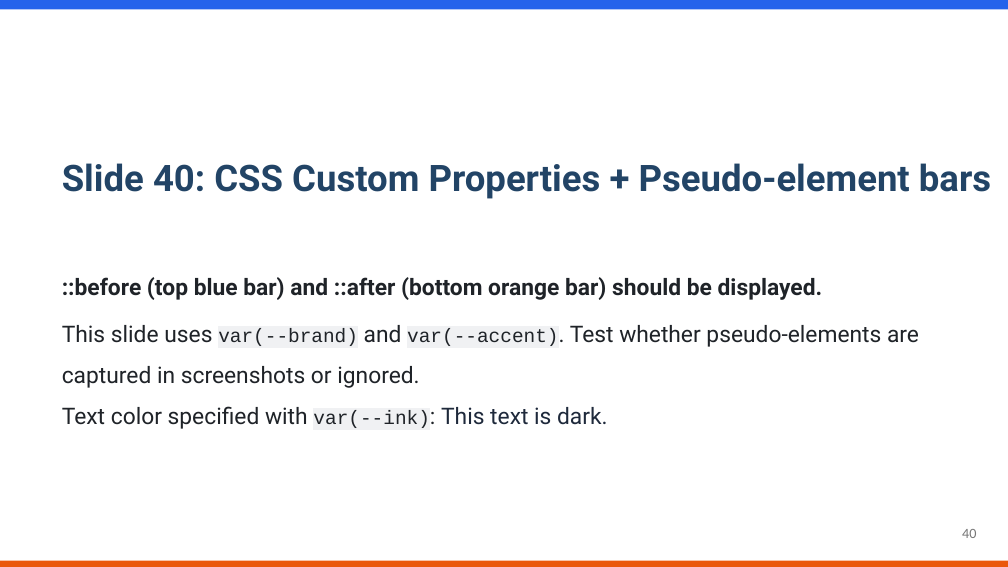
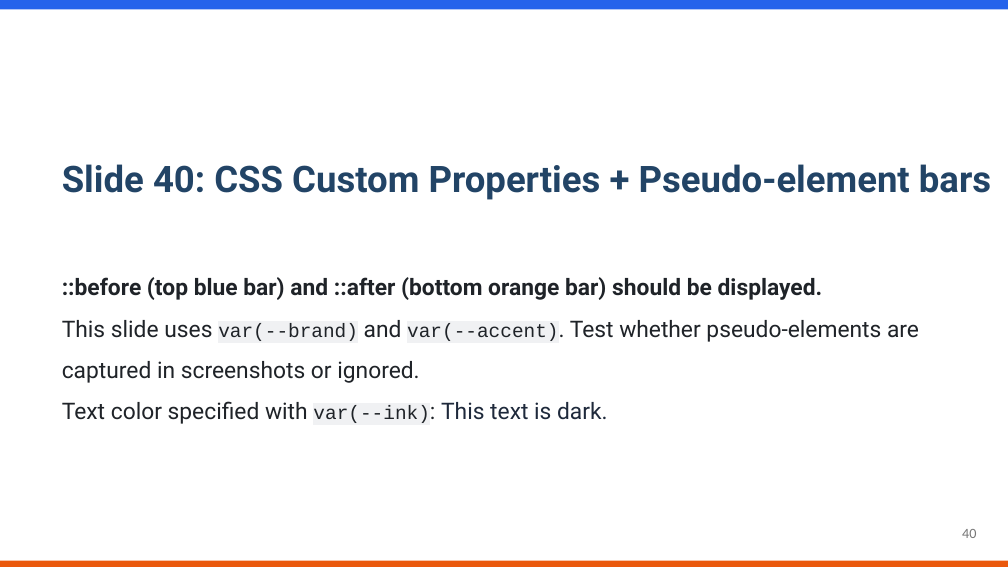
Before and after one commit to KatsuYuzu/marp-to-editable-pptx, a slide deck: slide 40 of output-pptx/test-output.pptx. Drawn at 1008x567 pixels with LibreOffice and Linux fonts; fonts in the diff are those of the drawing; background and template pictures are left out. Boxes give left, top, right and bottom in pixels: in the first picture for what was removed or moved away, otherwise in the second. Text is boxed around its words. In the diff, an @@ line names an element or a change of style, - is before the commit and + after.

Commit message:
test: テストフィクスチャ追加（スライド81-95）と開発用診断ツール群
テストフィクスチャ:
- pptx-export.md: colspan/rowspan、ol start、list-style-type、
  ネストリスト、コンテナ埋め込み等のテストスライドを追加
- output-pptx: 最新バンドルによる出力を更新

開発ツール:
- compare-visuals 用の診断スクリプト群を追加
  (check-fail-slides, check-fonts-spacing, structural-test 等)
- ビジュアルリグレッションテストのバッチ実行スクリプト追加
- visual-regression.test.ts: 構造的テストの自動化フレームワーク

jest.config.js: visual-regression テストのセットアップファイル追加

```diff
--- a/output-pptx/test-output.pptx
+++ b/output-pptx/test-output.pptx
@@ text at (62,320,919,424): paragraphs added @@
+This slide uses var(--brand) and var(--accent). Test whether pseudo-elements are captured in screenshots or ignored.
+Text color specified with var(--ink): This text is dark.
@@ text removed at (62,325,919,388) @@
-This slide uses var(--brand) and var(--accent). Test whether pseudo-elements are captured in screenshots or ignored.
@@ text removed at (62,406,607,429) @@
-Text color specified with var(--ink): This text is dark.
```
Also in this commit, not shown: 49 other slides changed, 5 slides added, 19 other files.
